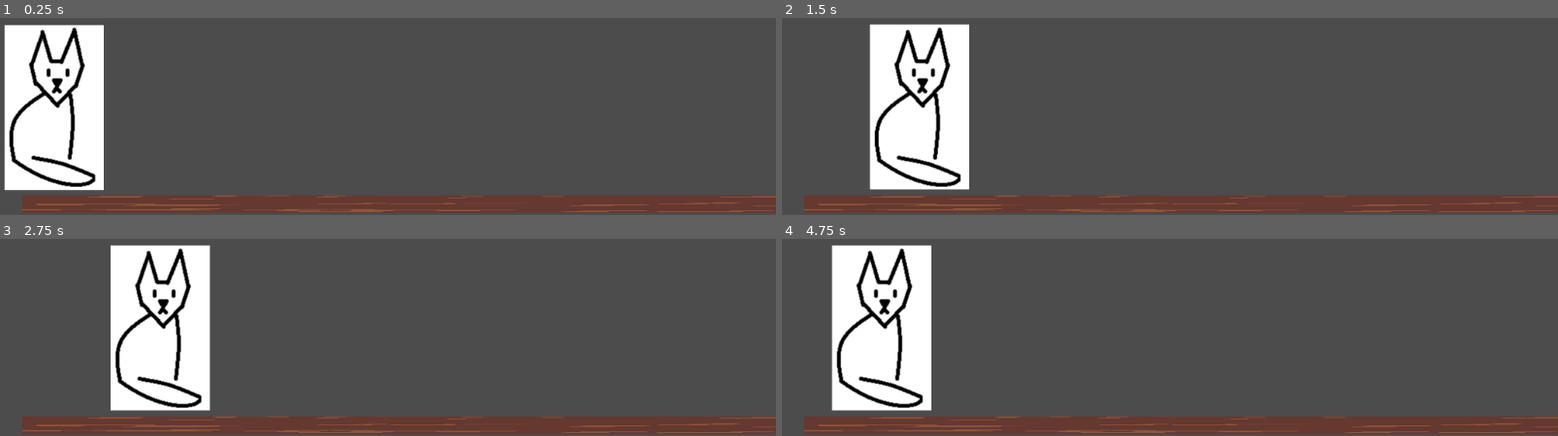
Above: before the commit, frames 1-4 (two rows, left to right).
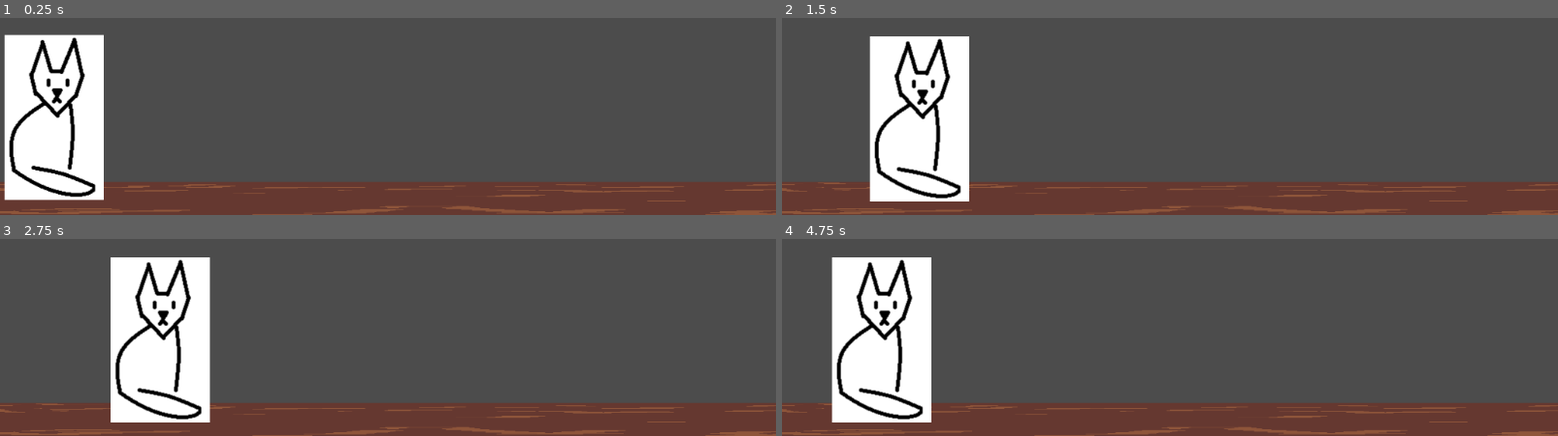
Above: after the commit, the same moments.

Repository: simonmnash/GGJ2019
Game: Godot game, scene res://House.tscn
Same seed, same stepped clock (60 frames per second), same inputs: the game is played once before the commit and once after it.
Inputs:
- Up to frame 1 (0.25 s): no input
- Up to frame 2 (1.5 s): hold Right (ui_right) 0.53-1.28 s; hold Left (ui_left) from 1.28 s (still down)
- Up to frame 3 (2.75 s): release Left (ui_left) at 2.03 s; hold Right (ui_right) from 2.03 s (still down)
- Up to frame 4 (4.75 s): release Right (ui_right) at 3.53 s; hold Left (ui_left) from 3.53 s (still down)

The runs differ from the first frame. In frame 1, 12% of the frame differs, in the area x 0-100%, y 3-100%; in frame 2, 13%; in frame 3, 13%; in frame 4, 13%, in the area x 0-100%, y 2-100%.

Commit message:
Floor Fix

Diff:
--- a/House.tscn
+++ b/House.tscn
@@ -7,7 +7,7 @@
 
 [node name="Floor" parent="." index="0" instance=ExtResource( 1 )]
 
-position = Vector2( 995.26, 584.174 )
+position = Vector2( 554.692, 599.279 )
 
 [node name="Cat" parent="." index="1" instance=ExtResource( 2 )]
 
--- a/House/Floor.tscn
+++ b/House/Floor.tscn
@@ -11,8 +11,8 @@
 
 [node name="Sprite" type="Sprite" parent="." index="0"]
 
-position = Vector2( 17.0683, 1.20573 )
-scale = Vector2( 0.893642, 0.0790087 )
+position = Vector2( 18.0683, -3.2281 )
+scale = Vector2( 0.893642, 0.269449 )
 texture = ExtResource( 1 )
 
 [node name="StaticBody2D" type="StaticBody2D" parent="." index="1"]
Not shown, added: assets/End Table.png.import
Not shown, added: assets/Window.png.import
